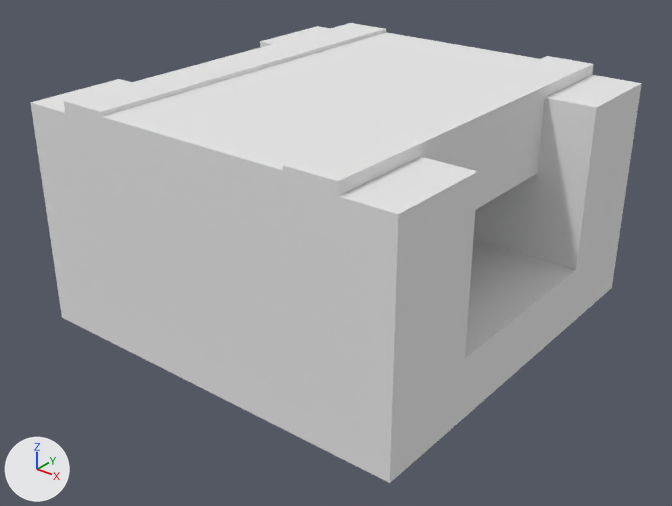
Before and after pictures for a commit that changed the OBJ model Razor/maps/assets/kenney_3droadpack_updated/Models/roadTile_197.obj.
Both versions are drawn from a 50 mm lens placed at (5.37, -3.45, 3.46), pointed at (1.55, 1.32, 0.5). Lighting does not change. The marker at lower left points along +X, +Y and +Z. Where no turn or scale is listed for an object, it has been applied to the vertices.

The older version as bpy lines, for what is in view:
```python
mat_asphalt = principled_material('Asphalt')
mat_asphalt.base_color = (0.8, 0.8, 0.8)  # white #e7e7e7
mat_asphalt.roughness = 1.0
mat_grass = principled_material('Grass')
mat_grass.base_color = (0.8, 0.8, 0.8)  # white #e7e7e7
mat_grass.roughness = 1.0
me_roadtile_197 = bpy.data.meshes.new('roadTile_197')
me_roadtile_197.from_pydata(...)  # 52 vertices, 28 faces; spans x 0.0..3.0, y 0.0..3.0, z 0.0..1.73
# faces by material slot: [9, 13, 3, 3]
me_roadtile_197.materials.append(mat_stone)  # white #e7e7e7
me_roadtile_197.materials.append(mat_grass)  # white #e7e7e7
me_roadtile_197.materials.append(mat_water)  # white #e7e7e7
me_roadtile_197.materials.append(mat_asphalt)  # white #e7e7e7
ob_roadtile_197 = bpy.data.objects.new('roadTile_197', me_roadtile_197)
ob_roadtile_197.location = (0.0, 0.0, 0.0)
```
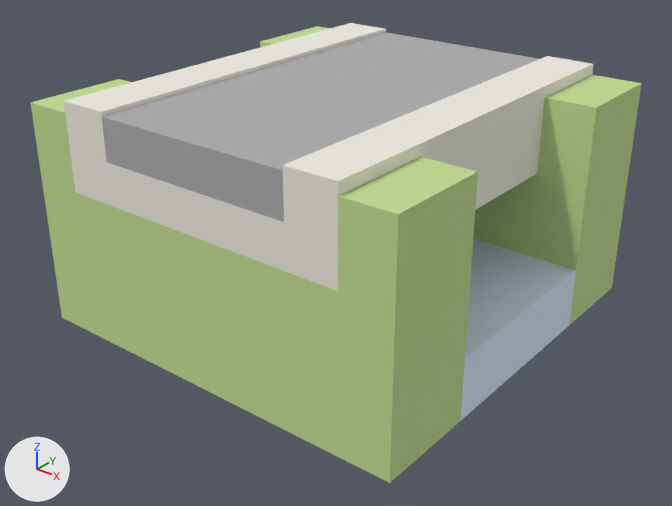
Pixel boxes (x1, y1, x2, y2) of what changed, in the pictures (672 x 506 px):
'roadTile_197', recoloured: (30, 26, 642, 483) in both

The change, as a diff of the scene's bpy script:
```diff
--- a/Razor/maps/assets/kenney_3droadpack_updated/Models/roadTile_197.obj.py
+++ b/Razor/maps/assets/kenney_3droadpack_updated/Models/roadTile_197.obj.py
@@ mat_grass @@
 mat_grass = principled_material('Grass')
-mat_grass.base_color = (0.8, 0.8, 0.8)  # white #e7e7e7
+mat_grass.base_color = (0.541, 0.71, 0.286)  # green #c2db92
 mat_grass.roughness = 1.0
@@ mat_asphalt @@
 mat_asphalt = principled_material('Asphalt')
-mat_asphalt.base_color = (0.8, 0.8, 0.8)  # white #e7e7e7
+mat_asphalt.base_color = (0.412, 0.412, 0.412)  # grey #acacac
 mat_asphalt.roughness = 1.0
```
